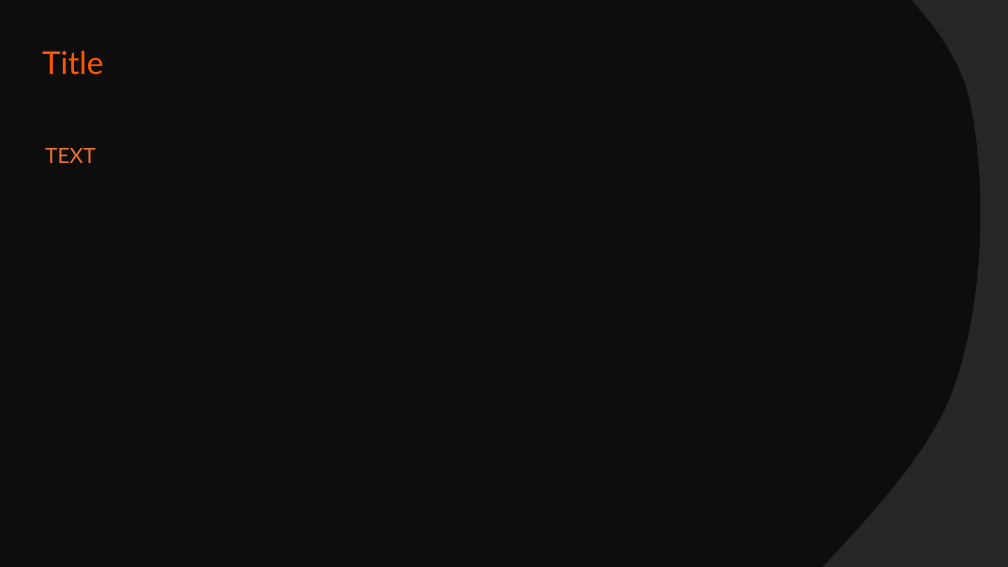
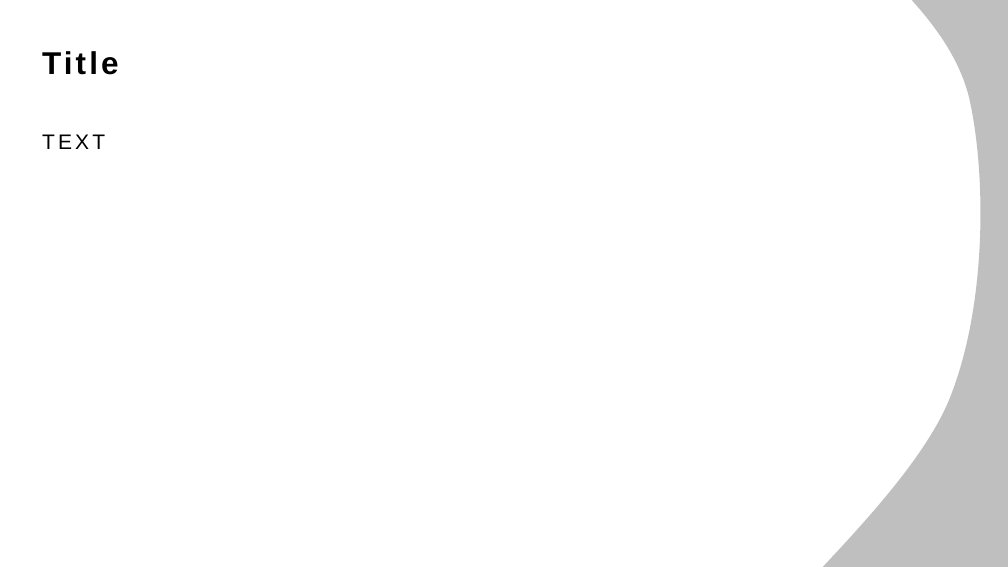
Before and after one commit to Adrien-Ray/visualtgr, a slide deck: slide 17 of design/AD/dossier-conception/dossier-conception.pptx. Drawn at 1008x567 pixels with LibreOffice and Linux fonts; fonts in the diff are those of the drawing. Boxes give left, top, right and bottom in pixels: in the first picture for what was removed or moved away, otherwise in the second. Text is boxed around its words. In the diff, an @@ line names an element or a change of style, - is before the commit and + after.

```diff
--- a/design/AD/dossier-conception/dossier-conception.pptx
+++ b/design/AD/dossier-conception/dossier-conception.pptx
@@ rectangle at (0, 0, 1008, 567): fill #0D0D0D to #FFFFFF @@
@@ freeform shape added at (746, 0, 1008, 567), fill #BFBFBF @@
@@ text "Title" at (42, 51, 119, 75): font Lato to Arial, text colour #FF5600 to #000000, letter spacing 0 to 3 pt, bold on @@
@@ text "TEXT": place and size @@
-text "TEXT" at (45, 148, 96, 163)
+text "TEXT" at (42, 134, 105, 149)
@@ text "TEXT" at (42, 134, 105, 149): font Lato to Arial, text colour #EA7235 to #000000, letter spacing 0 to 3 pt @@
```
Also in this commit, not shown: 16 other slides changed, 7 other files.
